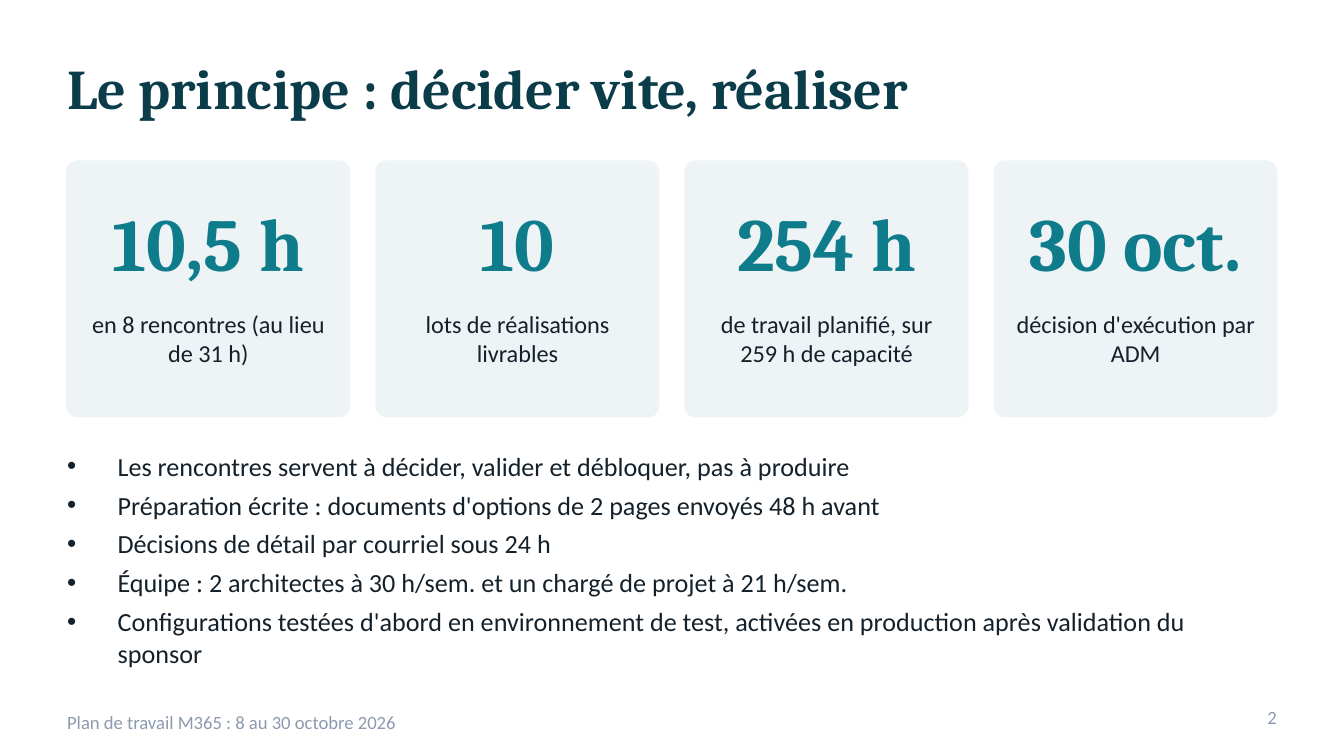
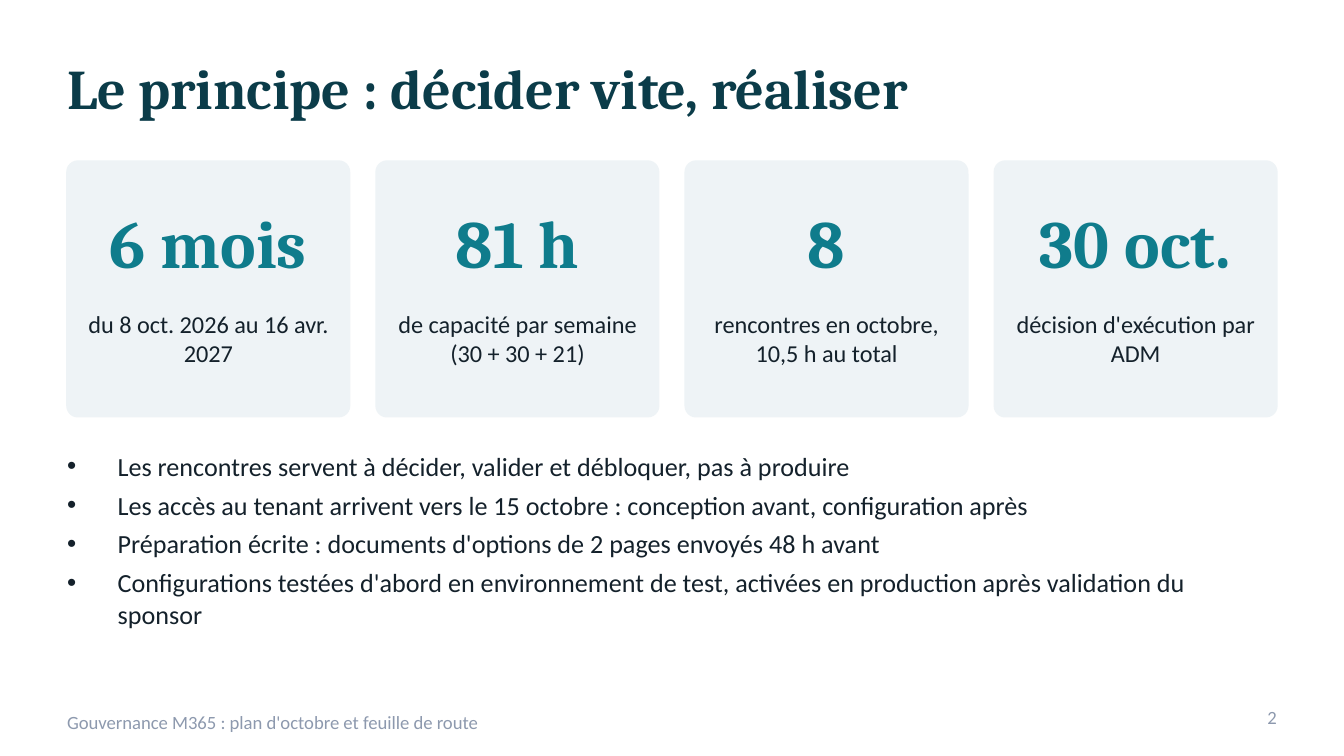
Before and after one commit to SEMTech42/DEV_Copilot, a slide deck: slide 2 of Presentation-Plan-Octobre-M365.pptx. Drawn at 1344x756 pixels with LibreOffice and Linux fonts; fonts in the diff are those of the drawing. Boxes give left, top, right and bottom in pixels: in the first picture for what was removed or moved away, otherwise in the second. Text is boxed around its words. In the diff, an @@ line names an element or a change of style, - is before the commit and + after.

```diff
--- a/Presentation-Plan-Octobre-M365.pptx
+++ b/Presentation-Plan-Octobre-M365.pptx
@@ text "30 oct." at box(1040, 222, 1232, 269): size 40 to 36 pt @@
@@ text at box(110, 221, 307, 269): text changed; size 40 to 36 pt @@
-10,5 h
+6 mois
@@ text at box(456, 221, 579, 269): text changed; size 40 to 36 pt @@
-10
+81 h
@@ text at box(808, 222, 845, 269): text changed; size 40 to 36 pt @@
-254 h
+8
@@ text at box(88, 316, 328, 362): text changed @@
-en 8 rencontres (au lieu de 31 h)
+du 8 oct. 2026 au 16 avr. 2027
@@ text at box(398, 316, 637, 365): text changed @@
-lots de réalisations livrables
+de capacité par semaine (30 + 30 + 21)
@@ text at box(714, 316, 939, 365): text changed @@
-de travail planifié, sur 259 h de capacité
+rencontres en octobre, 10,5 h au total
@@ text at box(118, 497, 1027, 520): paragraph added @@
+• Les accès au tenant arrivent vers le 15 octobre : conception avant, configuration après
@@ text at box(118, 535, 847, 597): paragraphs removed @@
-• Décisions de détail par courriel sous 24 h
-• Équipe : 2 architectes à 30 h/sem. et un chargé de projet à 21 h/sem.
@@ text at box(67, 716, 478, 732): text changed @@
-Plan de travail M365 : 8 au 30 octobre 2026
+Gouvernance M365 : plan d'octobre et feuille de route
```
Also in this commit, not shown: 8 other slides changed, 3 slides added, 3 slides removed, 1 other file.
